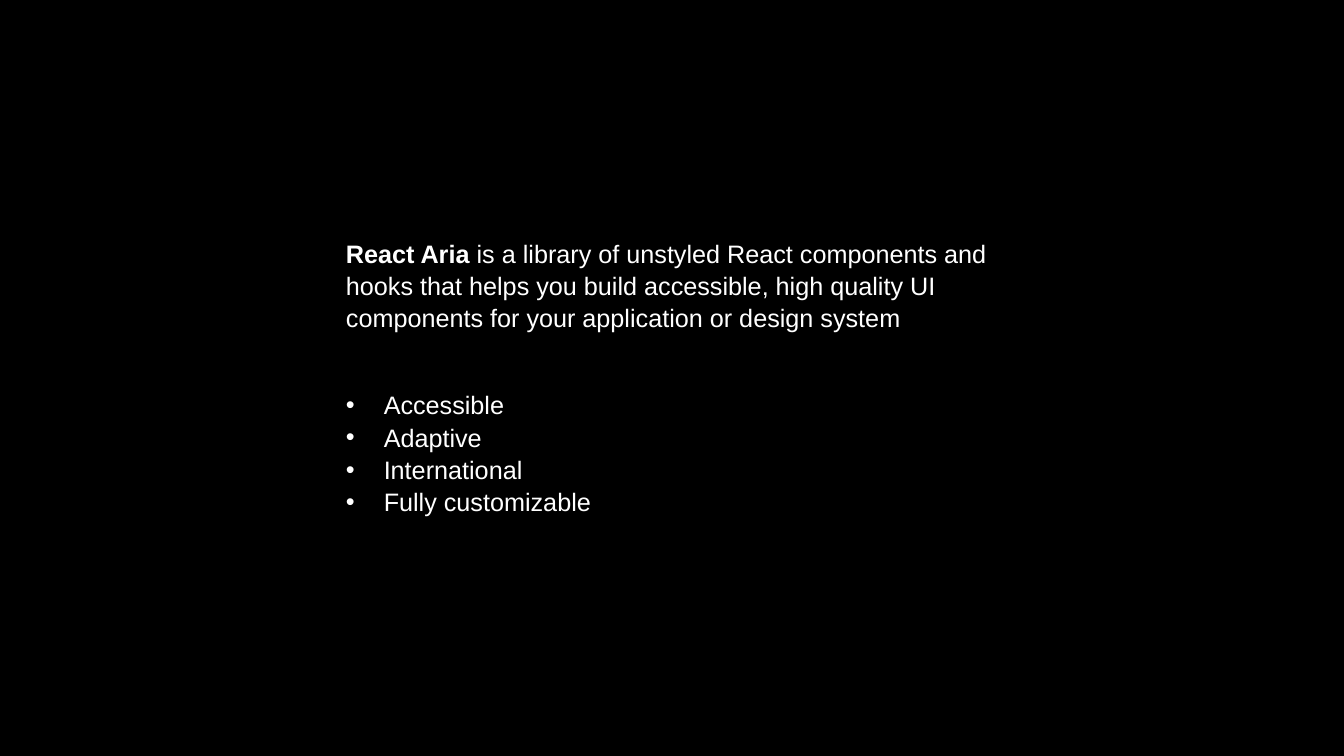
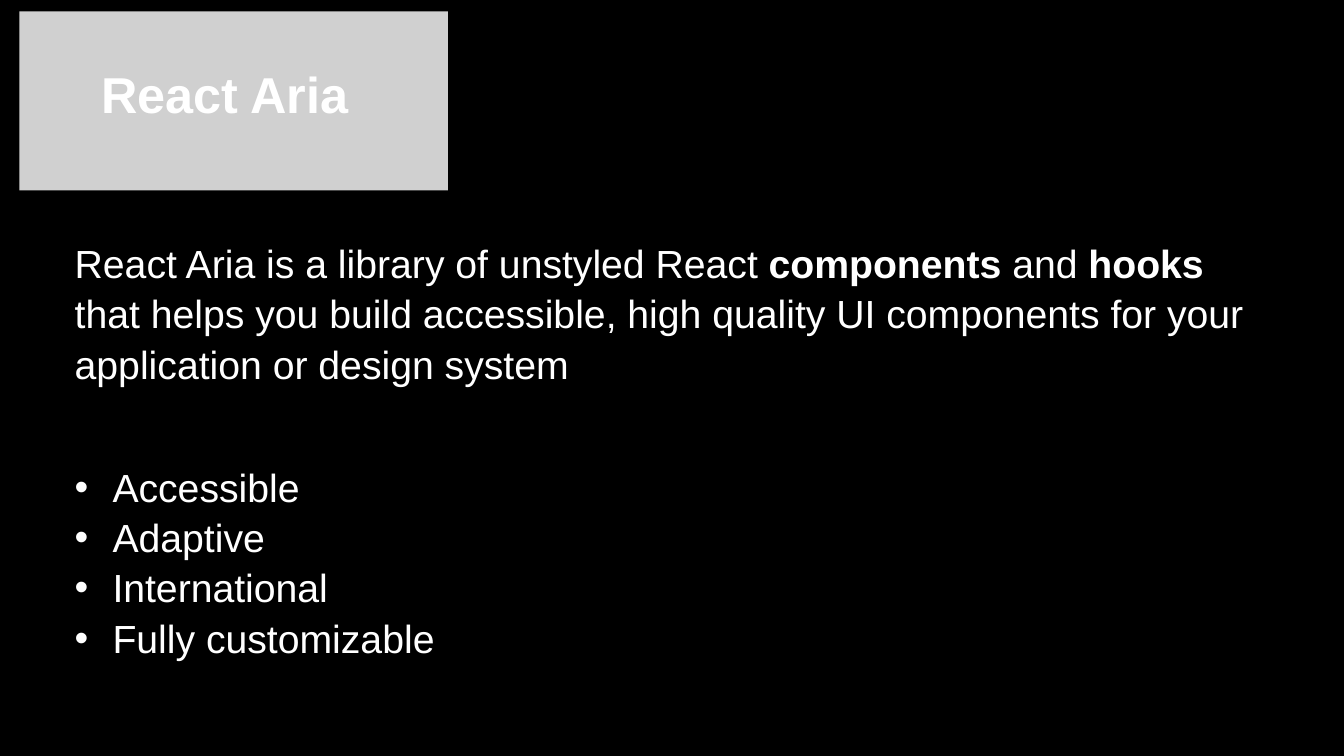
Before and after one commit to lanhanh259/unstyled-ui, a slide deck: slide 7 of unstyled component.pptx (slide 8 before the commit). Drawn at 1344x756 pixels with LibreOffice and Linux fonts; fonts in the diff are those of the drawing; grey boxes stand for pictures. Boxes give left, top, right and bottom in pixels: in the first picture for what was removed or moved away, otherwise in the second. Text is boxed around its words. In the diff, an @@ line names an element or a change of style, - is before the commit and + after.

```diff
--- a/unstyled component.pptx
+++ b/unstyled component.pptx
@@ picture added at box(19, 11, 448, 191) @@
@@ text added at box(101, 77, 349, 113), 36 pt, text #FFFFFF, bold @@
+React Aria
@@ text "React Aria is a library ...": place and size @@
-text "React Aria is a library ..." at box(346, 244, 986, 517)
+text "React Aria is a library ..." at box(75, 249, 1243, 661)
@@ text "React Aria is a library ..." at box(75, 249, 1243, 661): size 18 to 28 pt; bold off in "React Aria"; bold on in "components hooks" @@
```
Also in this commit, not shown: 7 other slides changed, 1 slide removed.
